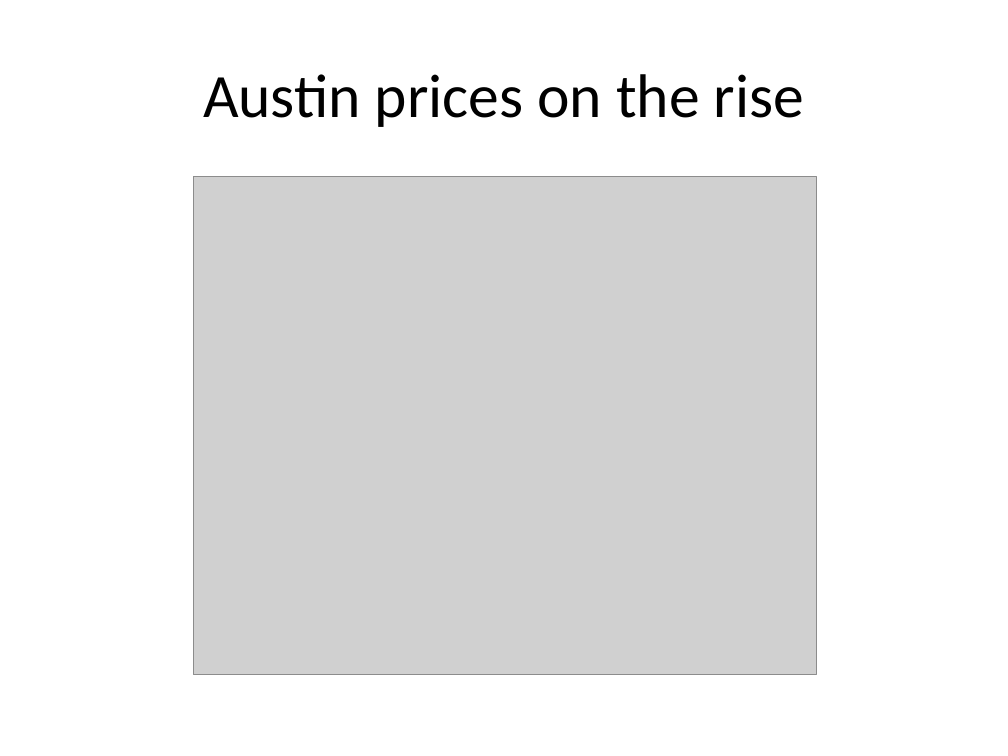
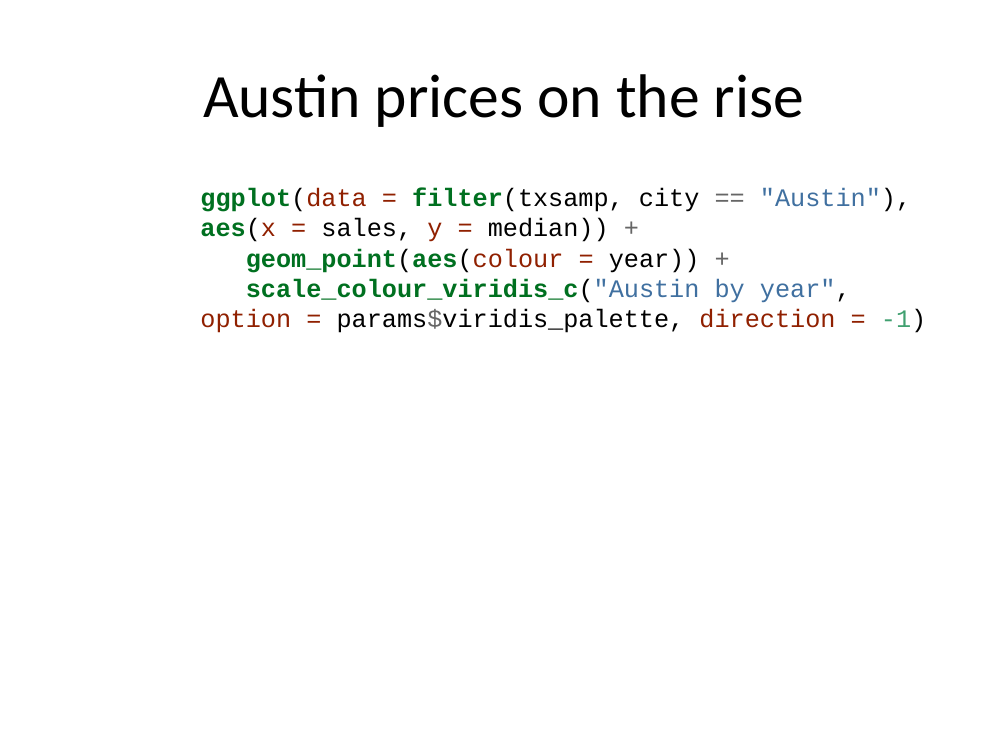
Before and after one commit to apreshill/rmd-render-factory, a slide deck: slide 5 of gallery/outputs/slides/powerpoint_presentation.pptx (slide 6 before the commit). Drawn at 1008x756 pixels with LibreOffice and Linux fonts; fonts in the diff are those of the drawing; grey boxes stand for pictures. Boxes give left, top, right and bottom in pixels: in the first picture for what was removed or moved away, otherwise in the second. Text is boxed around its words. In the diff, an @@ line names an element or a change of style, - is before the commit and + after.

```diff
--- a/gallery/outputs/slides/powerpoint_presentation.pptx
+++ b/gallery/outputs/slides/powerpoint_presentation.pptx
@@ picture removed at box(194, 176, 816, 674) @@
@@ text added at box(200, 188, 926, 333), 18 pt, text #000000 @@
+ggplot(data = filter(txsamp, city == "Austin"), aes(x = sales, y = median)) +
+geom_point(aes(colour = year)) +
+scale_colour_viridis_c("Austin by year", option = params$viridis_palette, direction = -1)
```
Also in this commit, not shown: 3 other slides changed, 4 slides added, 3 slides removed, 46 other files.
